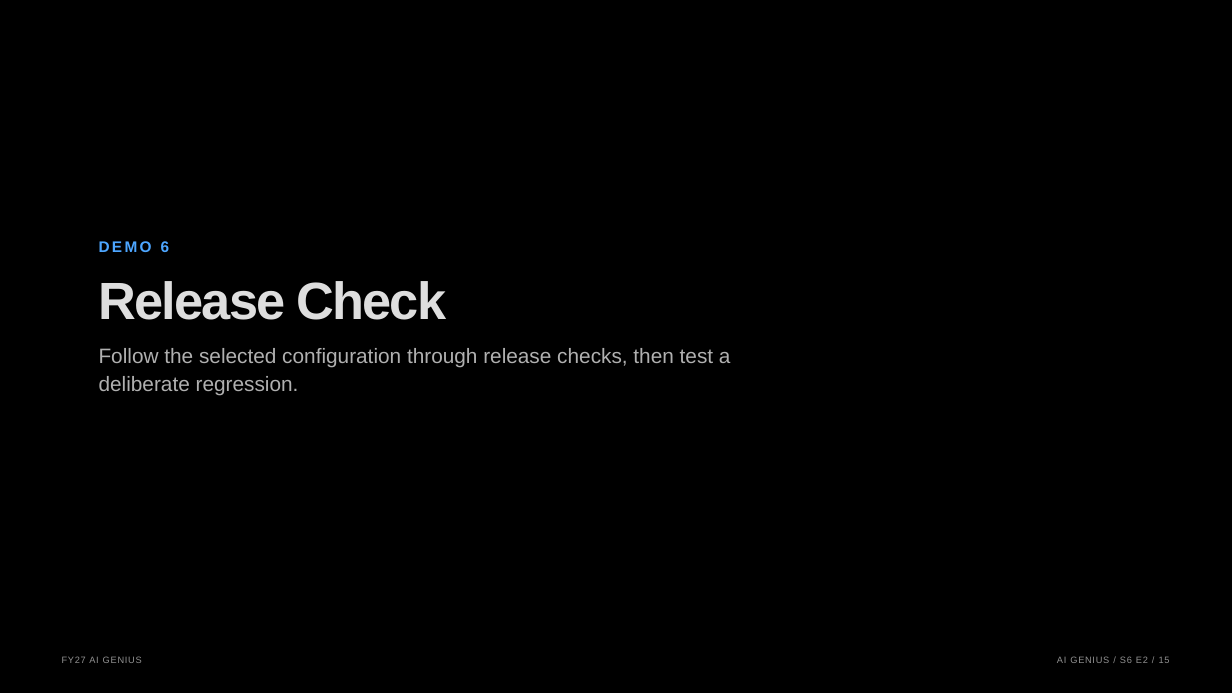
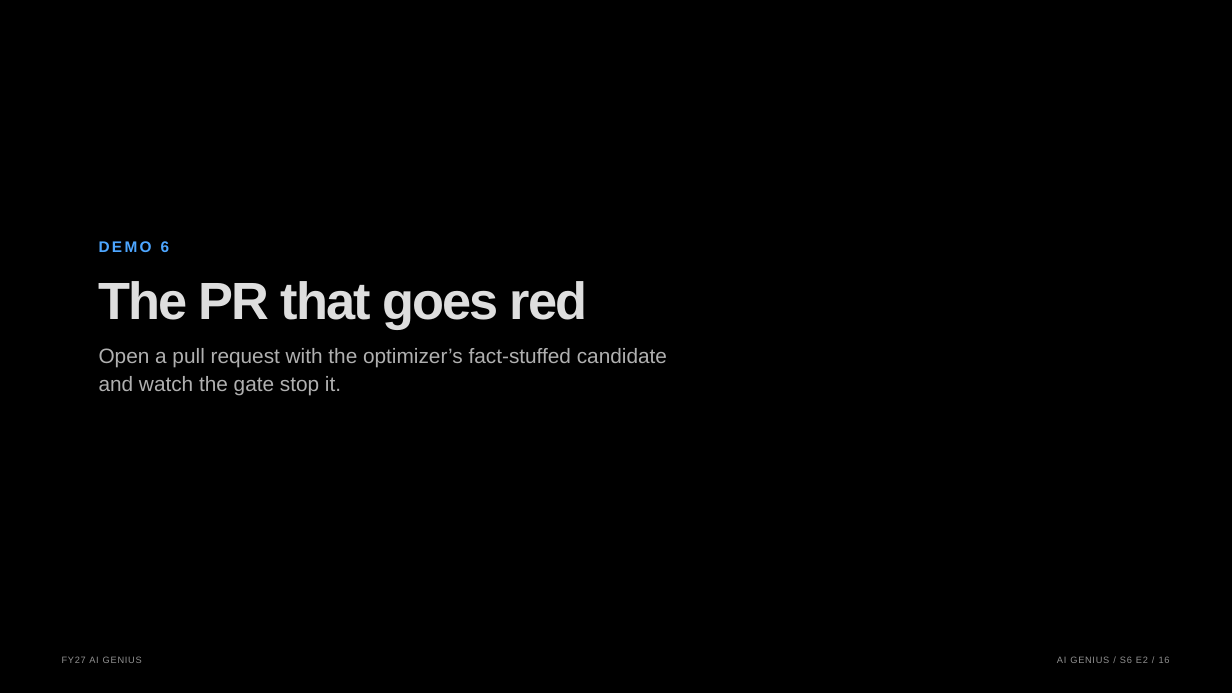
Before and after one commit to graemefoster/FoundryEvalsAndObservability, a slide deck: slide 16 of presentation/presentation.pptx (slide 15 before the commit). Drawn at 1232x693 pixels with LibreOffice and Linux fonts; fonts in the diff are those of the drawing; background and template pictures are left out. Boxes give left, top, right and bottom in pixels: in the first picture for what was removed or moved away, otherwise in the second. Text is boxed around its words. In the diff, an @@ line names an element or a change of style, - is before the commit and + after.

Commit message:
CHanges after run-through

```diff
--- a/presentation/presentation.pptx
+++ b/presentation/presentation.pptx
@@ text at [99, 281, 588, 329]: text changed @@
-Release Check
+The PR that goes red
@@ text at [99, 348, 667, 368]: text changed @@
-Follow the selected configuration through release checks, then test a
+Open a pull request with the optimizer’s fact-stuffed candidate
@@ text at [99, 376, 341, 396]: text changed @@
-deliberate regression.
+and watch the gate stop it.
```
Also in this commit, not shown: 5 other slides changed, 3 slides added, 2 slides removed, 21 other files.
